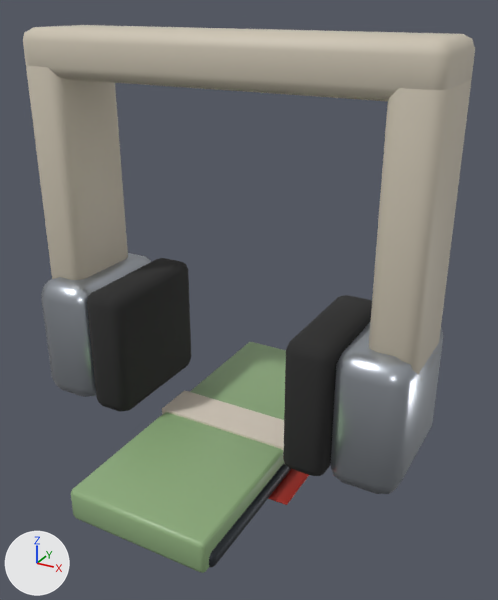
The glTF model assets/props/itens.glb, before and after one commit.
Camera for both pictures: a 50 mm lens placed at (0.143, -0.244, 0.202), pointed at (0.01, -0.001, 0.08). Lighting does not change. The marker at lower left points along +X, +Y and +Z. The older version comes first. Vertices at exactly the same position are counted once.

The older version as bpy lines, for what is in view:
```python
me_celular = bpy.data.meshes.new('celular')
me_celular.from_pydata(...)  # 64 vertices, 120 faces; spans x -0.035..0.035, y -0.075..0.075, z 0.0..0.009
# faces by material slot: [108, 12]
me_celular.materials.append(mat_metalesc)  # dark grey #3a3f45
me_celular.materials.append(mat_tela)  # black #15181d
me_dinheiro = bpy.data.meshes.new('dinheiro')
me_dinheiro.from_pydata(...)  # 64 vertices, 120 faces; spans x -0.034..0.034, y -0.078..0.078, z -0.001..0.016
# faces by material slot: [108, 12]
me_dinheiro.materials.append(mat_fotoc)  # green #8fae7e
me_dinheiro.materials.append(mat_papel)  # pale yellow #d9cfc0
me_fone_ouvido = bpy.data.meshes.new('fone_ouvido')
me_fone_ouvido.from_pydata(...)  # 391 vertices, 756 faces; spans x -0.09..0.09, y -0.03..0.03, z 0.02..0.19
# faces by material slot: [324, 216, 216]
me_fone_ouvido.materials.append(mat_plastico)  # pale yellow #cfc6b4
me_fone_ouvido.materials.append(mat_metal)  # light grey #b8bec6
me_fone_ouvido.materials.append(mat_espuma)  # black #2a2a2a
ob_celular = bpy.data.objects.new('celular', me_celular)
ob_celular.location = (0.0, 0.0, 0.0)
ob_dinheiro = bpy.data.objects.new('dinheiro', me_dinheiro)
ob_dinheiro.location = (0.0, 0.0, 0.0)
ob_fone_ouvido = bpy.data.objects.new('fone_ouvido', me_fone_ouvido)
ob_fone_ouvido.location = (0.0, 0.0, 0.0)
# also in view: 'cartao' at (0.0, 0.0, 0.001)
```
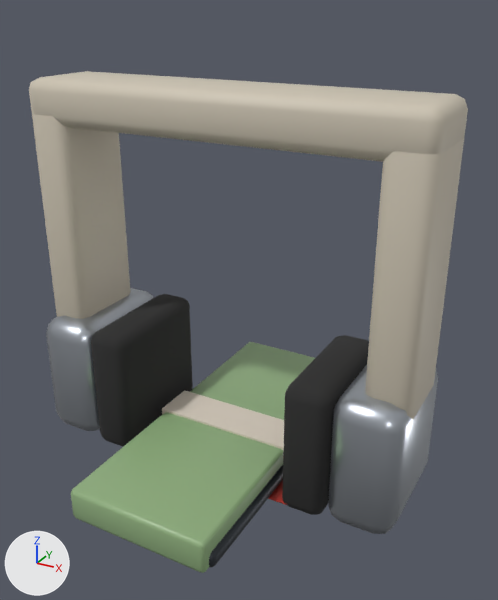
Commit message: Leva os itens do catálogo do editor para o jogo

Boxes (x1, y1, x2, y2) around the edits, measured in the pictures (498 x 600 px):
'fone_ouvido', moved
    before: (23, 25, 475, 494)
    after: (29, 71, 468, 534)

The change in detail:
me_fone_ouvido is used by ob_fone_ouvido; location (0.0, 0.0, 0.0).
me_fone_ouvido had 391 vertices, 756 faces and spanned x -0.09..0.09, y -0.03..0.03, z 0.02..0.19.
me_fone_ouvido now has 391 vertices, 756 faces and spans x -0.09..0.09, y -0.03..0.03, z 0.0..0.17.
me_fone_ouvido part 1: the whole mesh is moved by (0.0, 0.0, -0.02).
